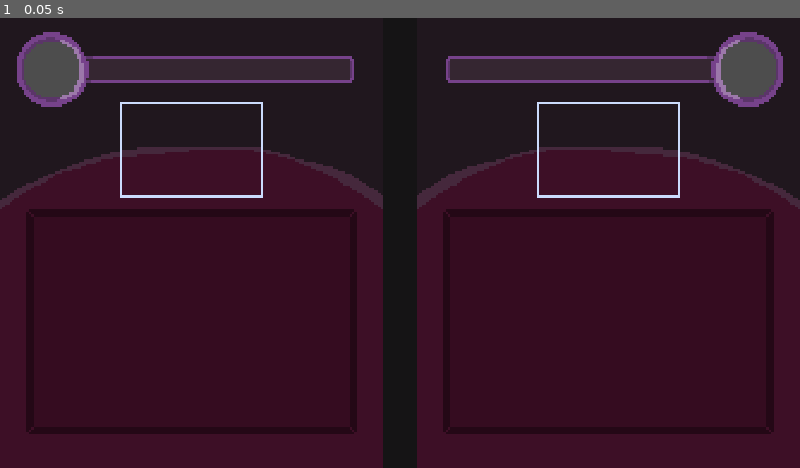
Above: before the commit, frame 1.
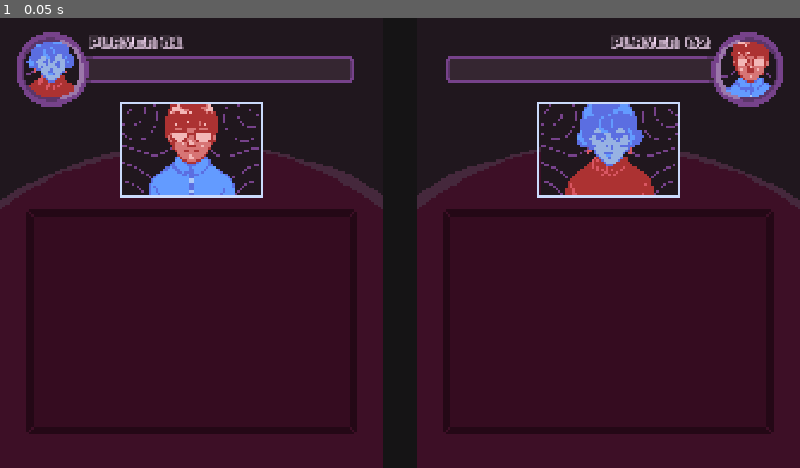
Above: after the commit, the same moment.

Repository: PassarinhoAzul/livre-jam-26
Game: Godot game, scene res://cenas/luta.tscn
Two runs of this game, one before a commit and one after it. Both use one fixed random seed, a clock stepped at 60 frames per second and the inputs below. The project has no main scene, so this scene is started directly.
Inputs:
- Up to frame 1 (0.05 s): no input

The runs differ from the first frame. In frame 1, 7.0% of the frame differs, in the area x 3-97%, y 3-40%.

Commit message:
Cenário da luta.

Diff:
--- a/cenas/luta.tscn
+++ b/cenas/luta.tscn
@@ -3,6 +3,9 @@
 [ext_resource type="PackedScene" uid="uid://o2q7qbauws06" path="res://cenas/quebra-cabeca.tscn" id="1_v1pmr"]
 [ext_resource type="PackedScene" uid="uid://cur25jvvtvtya" path="res://cenas/transicao.tscn" id="2_fthfm"]
 [ext_resource type="Texture2D" uid="uid://cw4xmbfn0fg6a" path="res://sprites/cenario/cenario_luta.png" id="3_asqqm"]
+[ext_resource type="Texture2D" uid="uid://bevc3oe4giajd" path="res://sprites/personagens/tenebria.png" id="3_yu255"]
+[ext_resource type="Texture2D" uid="uid://dx2perg5emolq" path="res://sprites/personagens/eugenio.png" id="4_d33o0"]
+[ext_resource type="FontFile" uid="uid://4a15g4t6g3nr" path="res://graphics/fonts/karmatic-arcade/ka1.ttf" id="6_48sn1"]
 
 [node name="Luta" type="Node2D" unique_id=1258617929]
 
@@ -16,7 +19,25 @@
 
 [node name="Transicao" parent="." unique_id=1134791458 instance=ExtResource("2_fthfm")]
 
-[node name="Fundo2" type="TextureRect" parent="." unique_id=544102934]
+[node name="Fundo" type="Node2D" parent="." unique_id=1214431070]
+
+[node name="P2" type="Sprite2D" parent="Fundo" unique_id=1709901021]
+position = Vector2(123, 125)
+scale = Vector2(2, 2)
+texture = ExtResource("3_yu255")
+
+[node name="P1" type="Sprite2D" parent="Fundo" unique_id=1348719997]
+position = Vector2(1801, 129)
+scale = Vector2(2, 2)
+texture = ExtResource("4_d33o0")
+
+[node name="Fundo1" type="TextureRect" parent="Fundo" unique_id=10419442]
+offset_right = 166.72733
+offset_bottom = 196.18181
+scale = Vector2(5.5, 5.5)
+texture = ExtResource("3_asqqm")
+
+[node name="Fundo2" type="TextureRect" parent="Fundo" unique_id=544102934]
 offset_left = 1003.0
 offset_right = 1169.7273
 offset_bottom = 196.18182
@@ -24,14 +45,38 @@
 texture = ExtResource("3_asqqm")
 flip_h = true
 
-[node name="Fundo1" type="TextureRect" parent="." unique_id=10419442]
-offset_right = 166.72733
-offset_bottom = 196.18181
-scale = Vector2(5.5, 5.5)
-texture = ExtResource("3_asqqm")
-
-[node name="ColorRect" type="ColorRect" parent="." unique_id=639315492]
+[node name="ColorRect" type="ColorRect" parent="Fundo" unique_id=639315492]
 offset_left = 917.0
 offset_right = 1003.0
 offset_bottom = 1079.0
 color = Color(0.0028847754, 0.00032053058, 0.0022437142, 0.735)
+
+[node name="Q2" type="Sprite2D" parent="Fundo" unique_id=103364619]
+position = Vector2(1463, 315)
+scale = Vector2(2.775, 2.775)
+texture = ExtResource("3_yu255")
+
+[node name="Q1" type="Sprite2D" parent="Fundo" unique_id=958791576]
+position = Vector2(458.99063, 315.49374)
+scale = Vector2(2.7668233, 2.7626565)
+texture = ExtResource("4_d33o0")
+
+[node name="Label" type="Label" parent="Fundo" unique_id=1733317981]
+offset_left = 212.0
+offset_top = 40.0
+offset_right = 408.0
+offset_bottom = 76.0
+theme_override_colors/font_color = Color(1.1755697, 0.8873961, 1.1755697, 0.73333335)
+theme_override_fonts/font = ExtResource("6_48sn1")
+theme_override_font_sizes/font_size = 32
+text = "Player 01"
+
+[node name="Label2" type="Label" parent="Fundo" unique_id=73812867]
+offset_left = 1465.0
+offset_top = 40.0
+offset_right = 1702.0
+offset_bottom = 76.0
+theme_override_colors/font_color = Color(1.1755697, 0.8873961, 1.1755697, 0.73333335)
+theme_override_fonts/font = ExtResource("6_48sn1")
+theme_override_font_sizes/font_size = 32
+text = "Player  02"
